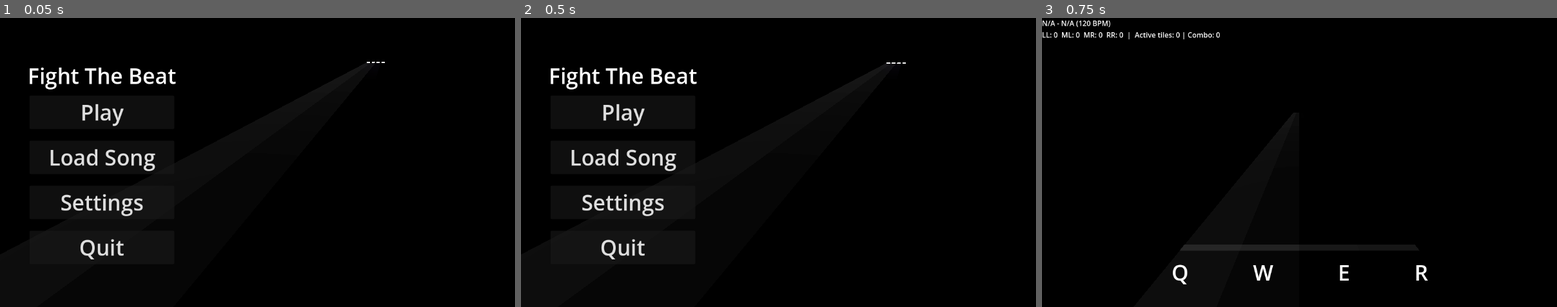
Above: before the commit, frames 1-3 (left to right).
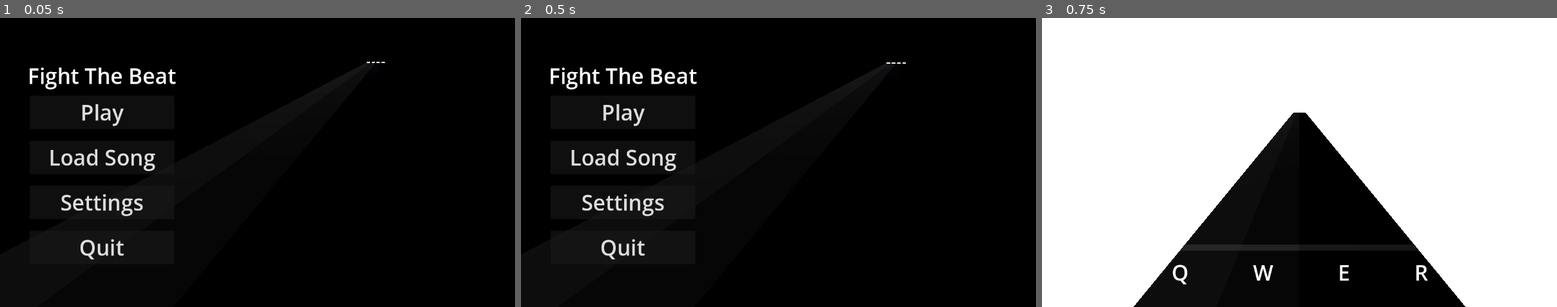
Above: after the commit, the same moments.

Repository: RafaeloxMC/fight-the-beat
Game: Godot game, scene res://scenes/ui/main_menu.tscn
Two runs of this game, one before a commit and one after it. Both use one fixed random seed, a clock stepped at 60 frames per second and the inputs below. The project has no main scene, so this scene is started directly.
Inputs:
- Up to frame 1 (0.05 s): no input
- Up to frame 2 (0.5 s): no input
- Up to frame 3 (0.75 s): click "Play" at 0.5 s

Frames 1-2 are identical in both runs. In frame 3, 77% of the frame differs, in the area x 0-100%, y 0-100%.

Commit message:
Set black background if no image found

Diff:
--- a/scripts/bpm_based_movement.gd
+++ b/scripts/bpm_based_movement.gd
@@ -43,7 +43,6 @@
 	audio_stream_player.stream = song.stream
 
 	if song.bg:
-		# Duplicate the resource chain so we're not editing shared/cached originals
 		var env: Environment = world_environment.environment.duplicate()
 		var sky: Sky = env.sky.duplicate()
 		var sky_mat: PanoramaSkyMaterial = sky.sky_material.duplicate()
@@ -51,6 +50,11 @@
 		sky_mat.panorama = ImageTexture.create_from_image(song.bg)
 		sky.sky_material = sky_mat
 		env.sky = sky
+		world_environment.environment = env
+	else:
+		var env: Environment = world_environment.environment.duplicate()
+
+		env.background_mode = Environment.BG_CLEAR_COLOR
 		world_environment.environment = env
 
 	lane_patterns = [
